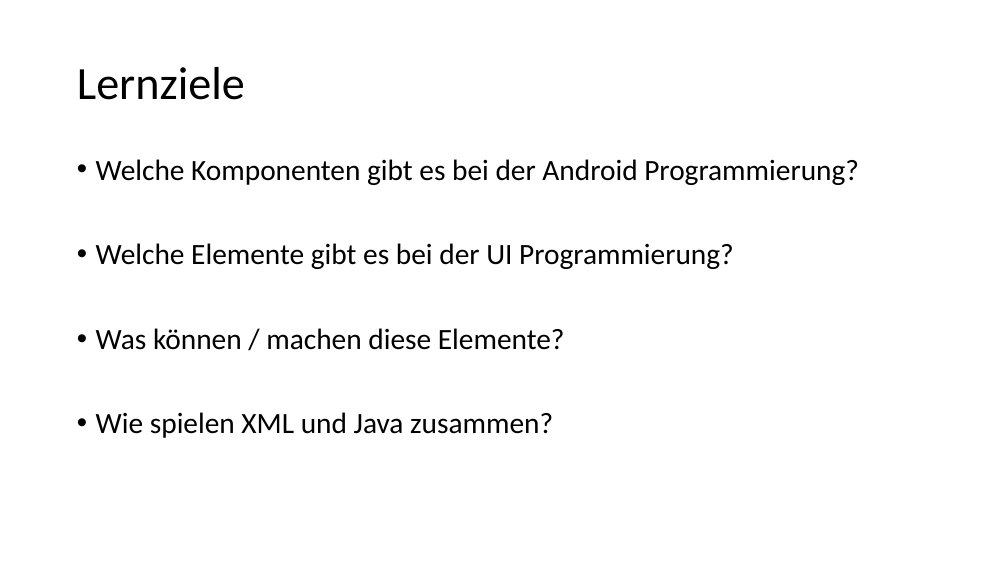
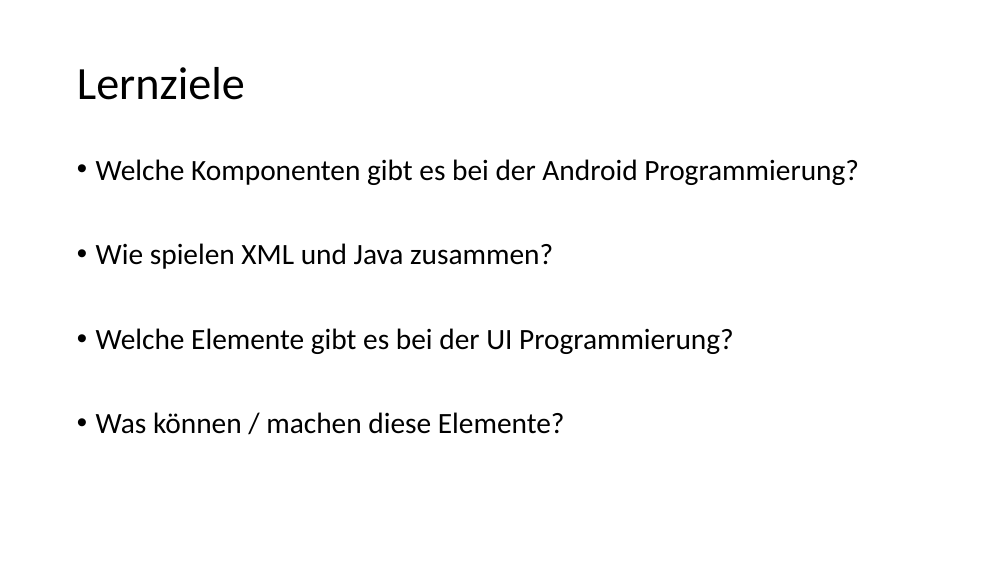
Before and after one commit to desombre/java_examples, a slide deck: slide 3 of Android_UI.pptx. Drawn at 1008x567 pixels with LibreOffice and Linux fonts; fonts in the diff are those of the drawing. Boxes give left, top, right and bottom in pixels: in the first picture for what was removed or moved away, otherwise in the second. Text is boxed around its words. In the diff, an @@ line names an element or a change of style, - is before the commit and + after.

```diff
--- a/Android_UI.pptx
+++ b/Android_UI.pptx
@@ text at <box>96,243,553,269</box>: paragraph added @@
+• Wie spielen XML und Java zusammen?
@@ text at <box>96,412,553,438</box>: paragraph removed @@
-• Wie spielen XML und Java zusammen?
```
Also in this commit, not shown: 4 other slides changed, 3 slides added, 1 slide removed.
